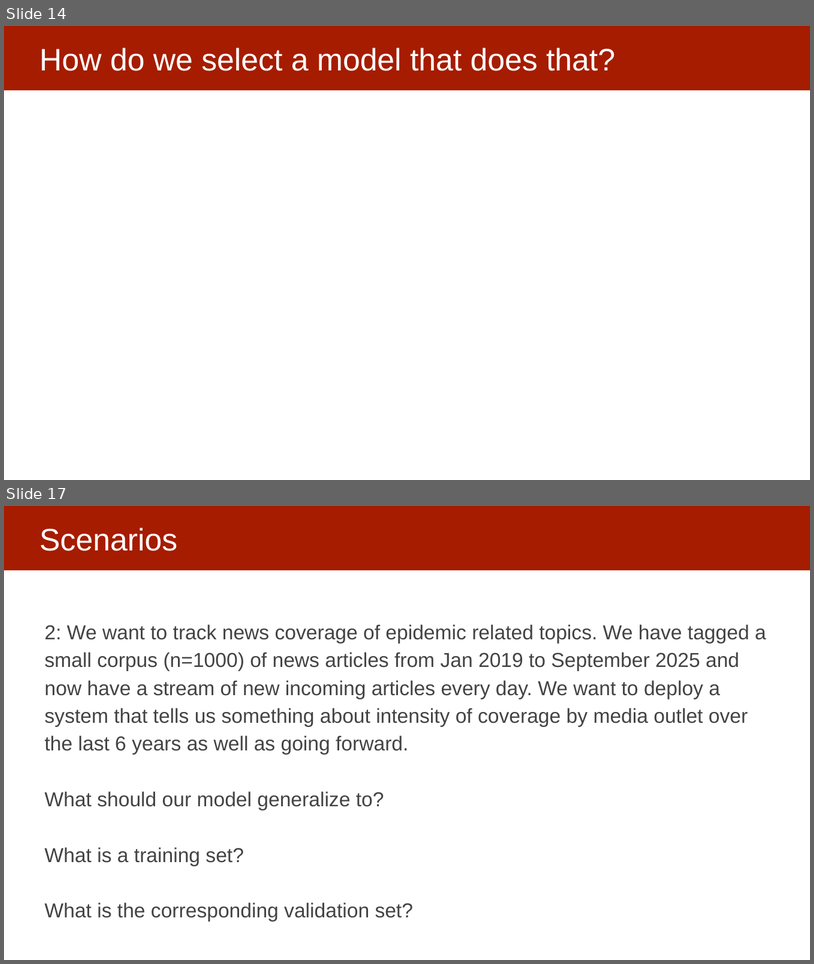
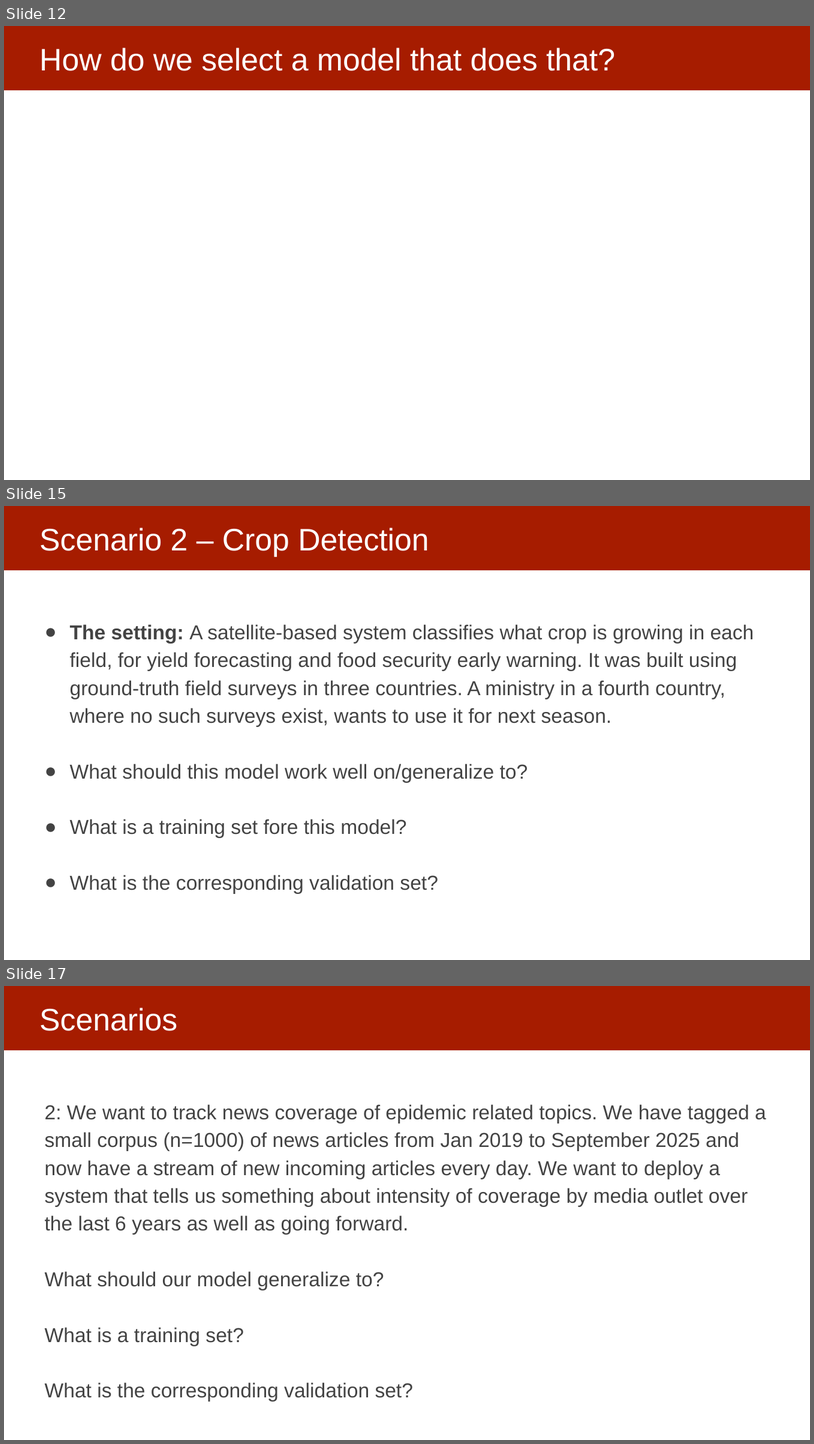
Before and after one commit to dssg/mlforpublicpolicylab, a slide deck: Lectures/11-model-selection-and-validation-part-2.pptx. Shown one above the other, each under a label of ours: slides 14 and 17 before the commit, slides 12, 15 and 17 after it; the slides between them are not shown. The pictures are 814x964 and 814x1444 pixels, drawn with LibreOffice and Linux fonts; fonts in the diff are those of the drawing. Boxes give left, top, right and bottom in pixels: in the first picture for what was removed or moved away, otherwise in the second. Text is boxed around its words. In the diff, an @@ line names an element or a change of style, - is before the commit and + after.

```diff
--- a/Lectures/11-model-selection-and-validation-part-2.pptx
+++ b/Lectures/11-model-selection-and-validation-part-2.pptx
@@ slide 15 added at (4, 506, 810, 960), background #FFFFFF; not listed: 1 template element that a slide beside it also shows @@
@@ title added at (39, 528, 429, 557), 37 pt, text #FFFFFF @@
+Scenario 2 – Crop Detection
@@ text added at (70, 624, 755, 894), 24 pt, text #434343 @@
+● The setting: A satellite-based system classifies what crop is growing in each field, for yield forecasting and food security early warning. It was built using ground-truth field surveys in three countries. A ministry in a fourth country, where no such surveys exist, wants to use it for next season.
+● What should this model work well on/generalize to?
+● What is a training set fore this model?
+● What is the corresponding validation set?
@@ what was slide 14 is now slide 12 @@
```
Also in this commit, not shown: 9 slides changed, 2 other slides added, 10 slides removed.
